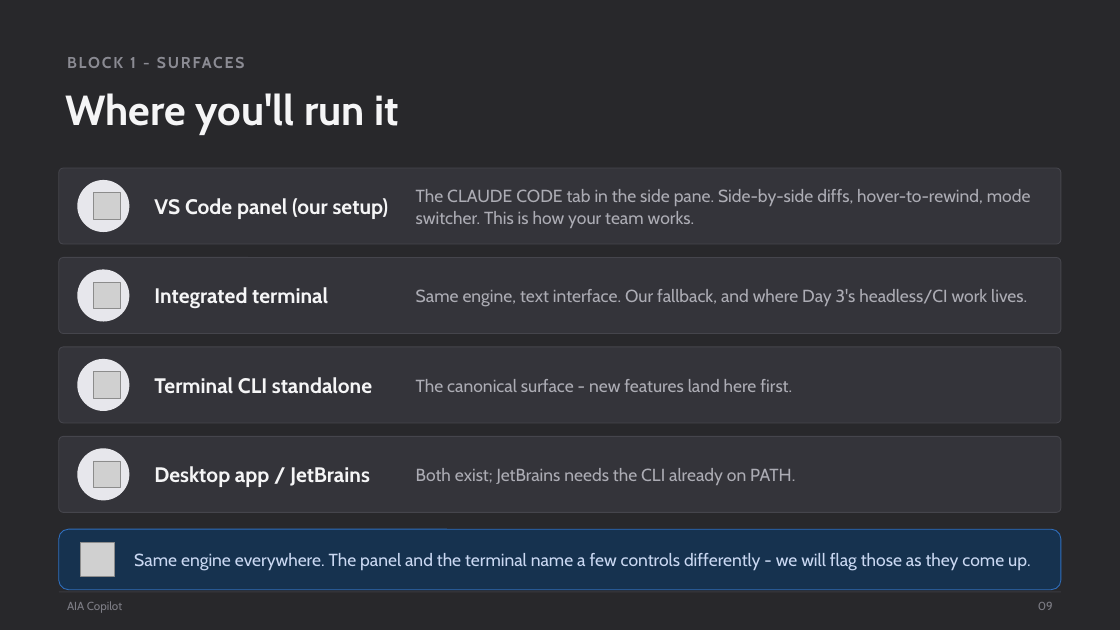
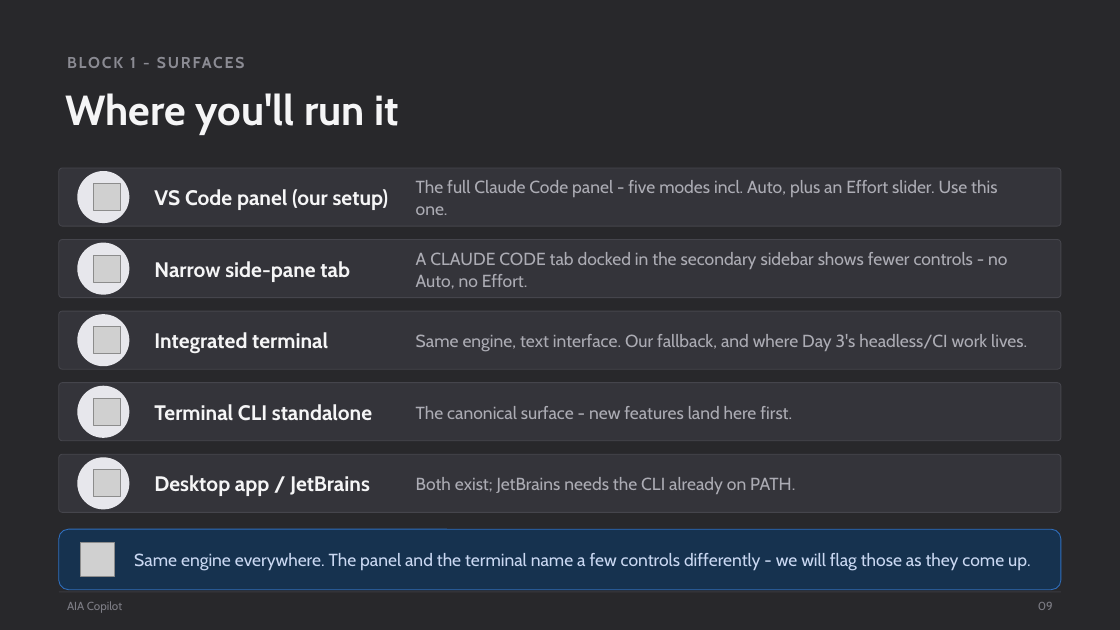
Before and after one commit to scottrhay/AIA-ClaudeCopilot, a slide deck: slide 9 of claude-code-3day/slides/Day1_Claude_Code_Fundamentals.pptx. Drawn at 1120x630 pixels with LibreOffice and Linux fonts; fonts in the diff are those of the drawing; grey boxes stand for pictures. Boxes give left, top, right and bottom in pixels: in the first picture for what was removed or moved away, otherwise in the second. Text is boxed around its words. In the diff, an @@ line names an element or a change of style, - is before the commit and + after.

Commit message:
Correct to 5 permission modes (Auto restored) + Effort slider now taught; flag full panel vs reduced side-pane tab

```diff
--- a/claude-code-3day/slides/Day1_Claude_Code_Fundamentals.pptx
+++ b/claude-code-3day/slides/Day1_Claude_Code_Fundamentals.pptx
@@ rounded rectangle: place and size @@
-rounded rectangle at box(59, 168, 1061, 244)
+rounded rectangle at box(59, 168, 1061, 226)
@@ ellipse: place and size @@
-ellipse at box(77, 180, 129, 232)
+ellipse at box(77, 171, 129, 223)
@@ text "VS Code panel (our setup)": place and size @@
-text "VS Code panel (our setup)" at box(154, 198, 389, 219)
+text "VS Code panel (our setup)" at box(154, 189, 389, 210)
@@ picture: place and size @@
-picture at box(93, 192, 120, 219)
+picture at box(93, 184, 120, 211)
@@ text at box(416, 180, 997, 215): text changed @@
-The CLAUDE CODE tab in the side pane. Side-by-side diffs, hover-to-rewind, mode switcher. This is how your team works.
+The full Claude Code panel - five modes incl. Auto, plus an Effort slider. Use this one.
@@ rounded rectangle: place and size @@
-rounded rectangle at box(59, 257, 1061, 333)
+rounded rectangle at box(59, 239, 1061, 297)
@@ ellipse: place and size @@
-ellipse at box(77, 270, 129, 322)
+ellipse at box(77, 243, 129, 295)
@@ picture added at box(93, 255, 120, 282) @@
@@ text added at box(154, 261, 350, 282), 18 pt, text #F5F5F6, bold @@
+Narrow side-pane tab
@@ text added at box(416, 252, 1007, 289), 15 pt, text #ACACB4 @@
+A CLAUDE CODE tab docked in the secondary sidebar shows fewer controls - no Auto, no Effort.
@@ rounded rectangle added at box(59, 311, 1061, 369), fill #34343A, outline #45454C 0.75 pt @@
@@ ellipse added at box(77, 314, 129, 366), fill #E7E7EC @@
@@ picture: place and size @@
-picture at box(93, 282, 120, 309)
+picture at box(93, 327, 120, 354)
@@ text "Integrated terminal": place and size @@
-text "Integrated terminal" at box(154, 287, 328, 308)
+text "Integrated terminal" at box(154, 332, 328, 353)
@@ text "Same engine, text interface. Our ...": place and size @@
-text "Same engine, text interface. Our ..." at box(416, 289, 1027, 307)
+text "Same engine, text interface. Our ..." at box(416, 334, 1027, 352)
@@ rounded rectangle: place and size @@
-rounded rectangle at box(59, 347, 1061, 423)
+rounded rectangle at box(59, 383, 1061, 441)
@@ ellipse: place and size @@
-ellipse at box(77, 359, 129, 411)
+ellipse at box(77, 386, 129, 438)
@@ text "Terminal CLI standalone": place and size @@
-text "Terminal CLI standalone" at box(154, 377, 372, 394)
+text "Terminal CLI standalone" at box(154, 404, 372, 421)
@@ text "The canonical surface - new ...": place and size @@
-text "The canonical surface - new ..." at box(416, 379, 792, 392)
+text "The canonical surface - new ..." at box(416, 406, 792, 419)
@@ picture: place and size @@
-picture at box(93, 371, 120, 398)
+picture at box(93, 398, 120, 425)
@@ rounded rectangle: place and size @@
-rounded rectangle at box(59, 437, 1061, 513)
+rounded rectangle at box(59, 455, 1061, 513)
@@ ellipse: place and size @@
-ellipse at box(77, 449, 129, 501)
+ellipse at box(77, 457, 129, 509)
@@ picture: place and size @@
-picture at box(93, 461, 120, 488)
+picture at box(93, 470, 120, 497)
@@ text "Desktop app / JetBrains": place and size @@
-text "Desktop app / JetBrains" at box(154, 466, 369, 487)
+text "Desktop app / JetBrains" at box(154, 475, 369, 496)
@@ text "Both exist; JetBrains needs the ...": place and size @@
-text "Both exist; JetBrains needs the ..." at box(416, 468, 795, 485)
+text "Both exist; JetBrains needs the ..." at box(416, 477, 795, 494)
```
Also in this commit, not shown: 2 other slides changed, 2 other files.
